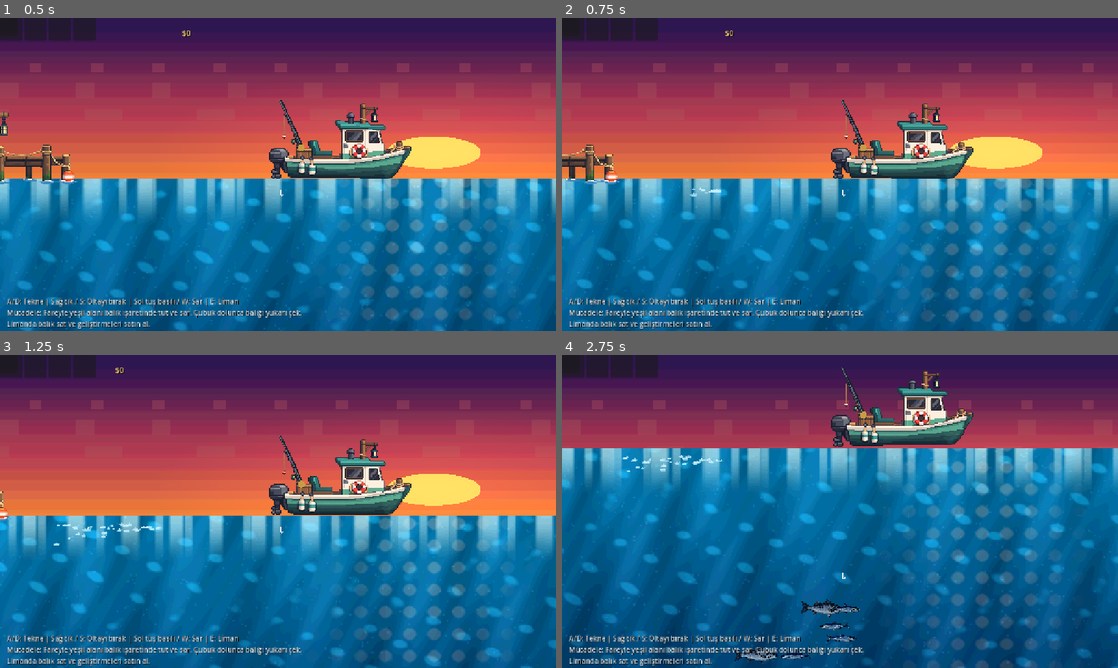
Above: before the commit, frames 1-4 (two rows, left to right).
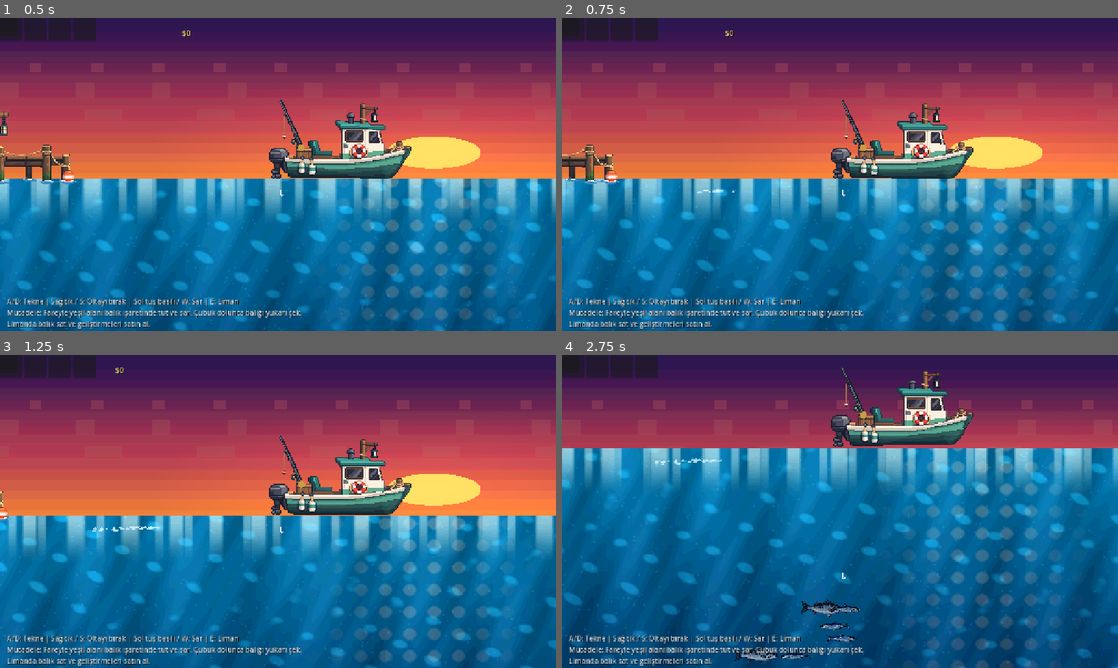
Above: after the commit, the same moments.

Repository: mirackayademir/TinyFisher
Game: Godot game, scene res://scenes/world.tscn
Two runs of this game, one before a commit and one after it. Both use one fixed random seed, a clock stepped at 60 frames per second and the inputs below.
Inputs (mouse positions are in pixels of both pictures, inside the frame that each line leads up to):
- Up to frame 1 (0.5 s): no input
- Up to frame 2 (0.75 s): move the mouse to (962, 158) at 0.52 s; hold D (move_right) from 0.53 s (still down); tap E (dock) at 0.6 s; click (962, 158) at 0.67 s
- Up to frame 3 (1.25 s): keep holding D (move_right)
- Up to frame 4 (2.75 s): move the mouse to (728, 527) at 1.27 s; release D (move_right) at 1.28 s; hold S 1.28-2.03 s; tap E (dock) at 1.35, 2.1 s; move the mouse to (895, 442) at 2.02 s; hold D (move_right) from 2.03 s (still down)

Frame 1 is identical in both runs. In frame 2, less than 0.1% of the frame differs, in the area x 23-32%, y 54-58%; in frame 3, 0.2%, in the area x 9-29%, y 53-61%; in frame 4, 0.2%.

Commit message:
Replace boat wake with tighter layered foam

Diff:
--- a/scenes/boat.tscn
+++ b/scenes/boat.tscn
@@ -16,21 +16,39 @@
 
 [node name="WakeParticles" type="CPUParticles2D" parent="."]
 z_index = -1
-position = Vector2(80, 38)
+position = Vector2(155, 40)
 emitting = false
-amount = 34
-lifetime = 0.75
-randomness = 0.48
+amount = 26
+lifetime = 0.58
+randomness = 0.62
 local_coords = false
 texture = ExtResource("4_foam")
-direction = Vector2(-1, 0.12)
-spread = 24.0
-gravity = Vector2(0, 28)
-initial_velocity_min = 75.0
-initial_velocity_max = 135.0
-scale_amount_min = 0.55
-scale_amount_max = 1.35
-color = Color(0.88, 0.97, 1, 0.88)
+direction = Vector2(-1, 0.03)
+spread = 18.0
+gravity = Vector2(0, 18)
+initial_velocity_min = 24.0
+initial_velocity_max = 58.0
+scale_amount_min = 0.48
+scale_amount_max = 1.05
+color = Color(0.91, 0.98, 1, 0.82)
+
+[node name="WakeTrail" type="CPUParticles2D" parent="."]
+z_index = -2
+position = Vector2(172, 43)
+emitting = false
+amount = 22
+lifetime = 1.05
+randomness = 0.7
+local_coords = false
+texture = ExtResource("4_foam")
+direction = Vector2(-1, 0.02)
+spread = 11.0
+gravity = Vector2(0, 7)
+initial_velocity_min = 10.0
+initial_velocity_max = 30.0
+scale_amount_min = 0.72
+scale_amount_max = 1.55
+color = Color(0.72, 0.92, 0.98, 0.42)
 
 [node name="BoatVisual" type="Sprite2D" parent="." unique_id=81027790]
 position = Vector2(490, -83)
